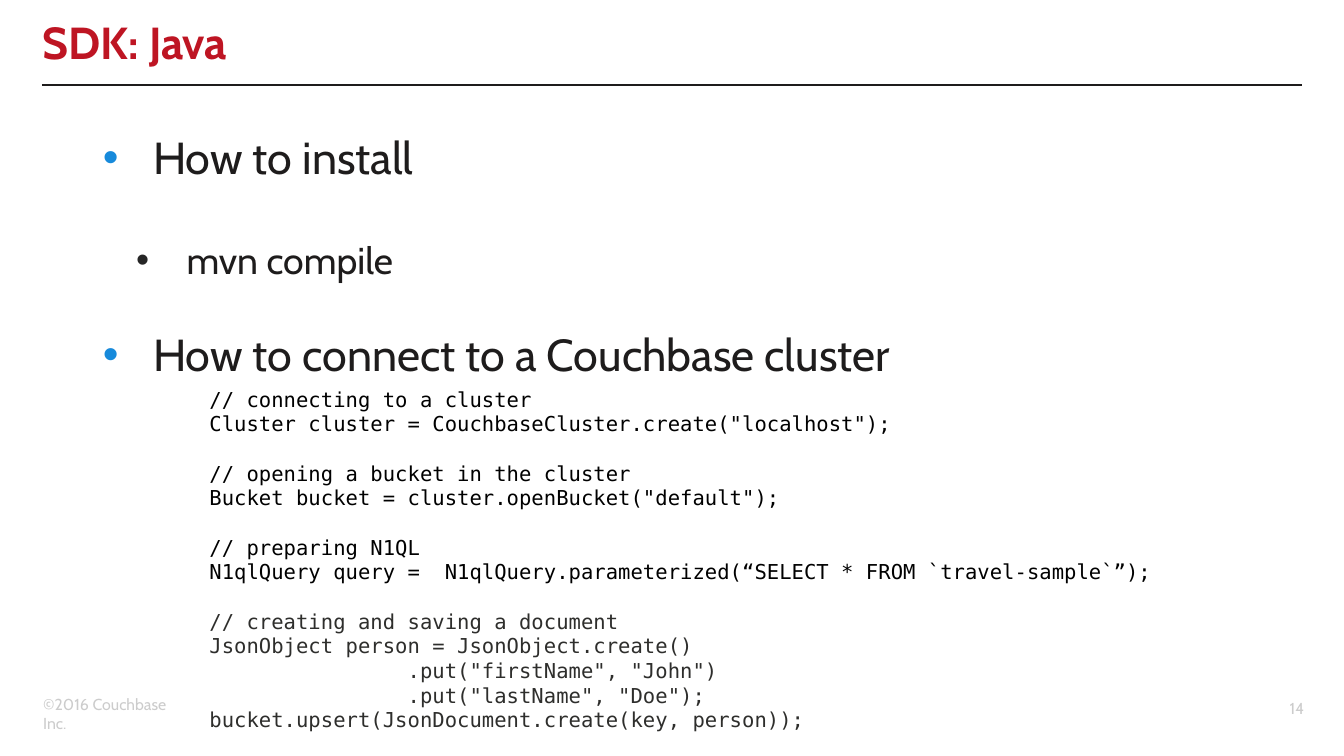
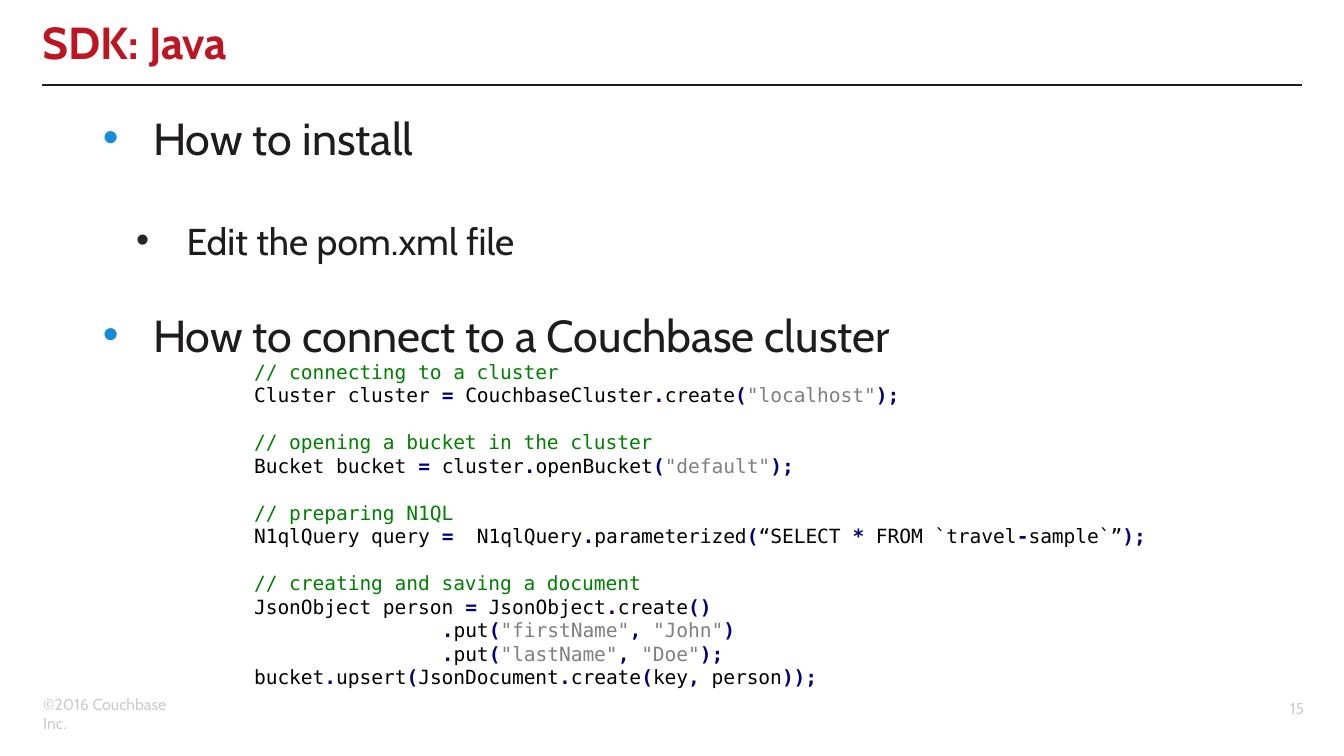
Before and after one commit to clint77/workshop, a slide deck: slide 15 of connect2016/developer/02/02.pptx (slide 14 before the commit). Drawn at 1344x756 pixels with LibreOffice and Linux fonts; fonts in the diff are those of the drawing; background and template pictures are left out. Boxes give left, top, right and bottom in pixels: in the first picture for what was removed or moved away, otherwise in the second. Text is boxed around its words. In the diff, an @@ line names an element or a change of style, - is before the commit and + after.

Commit message:
updated slides with feedback from DA team added cluster instructions for docker to part 4

```diff
--- a/connect2016/developer/02/02.pptx
+++ b/connect2016/developer/02/02.pptx
@@ text "How to install": place and size @@
-text "How to install" at [153,140,890,372]
+text "How to install" at [153,121,890,353]
@@ text at [187,227,514,263]: text changed @@
-  • mvn compile
+  • Edit the pom.xml file
@@ text "// connecting to a cluster": place and size @@
-text "// connecting to a cluster" at [209,391,1151,732]
+text "// connecting to a cluster" at [254,364,1146,688]
@@ text "// connecting to a cluster" at [254,364,1146,688]: size 11 to 10.5 pt, highlight none to #FFFFFF; text colour #000000 to #008000 in "// connecting to a cluster", "// opening a bucket in the cluster", "// preparing N1QL"; text colour #000000 to #000080 in "= CouchbaseCluster.create("localhost");", "= cluster.openBucket("default");", "= N1qlQuery.parameterized(“SELECT * `travel-sample`”);"; text colour #000000 to #808080 in "CouchbaseCluster.create("localhost");", "cluster.openBucket("default");"; bold on in "= CouchbaseCluster.create("localhost");", "= cluster.openBucket("default");", "= N1qlQuery.parameterized(“SELECT * `travel-sample`”);", "= JsonObject.create()" and 3 more places; text colour #2E2E2C to #008000 in "// creating and saving a document"; text colour #2E2E2C to #000000 in "JsonObject person JsonObject.create()", ".put("firstName",", ".put("lastName",", "bucket.upsert(JsonDocument.create(key, person));"; text colour #2E2E2C to #000080 in "= JsonObject.create()", ".put("firstName", "John")", ".put("lastName", "Doe");", "bucket.upsert(JsonDocument.create(key, person));"; text colour #2E2E2C to #808080 in ".put("firstName", "John")", ".put("lastName", "Doe");" @@
@@ page number at [1290,703,1304,714]: text changed @@
-14
+15
```
Also in this commit, not shown: 1 other slide changed, 1 slide added, 4 other files.
